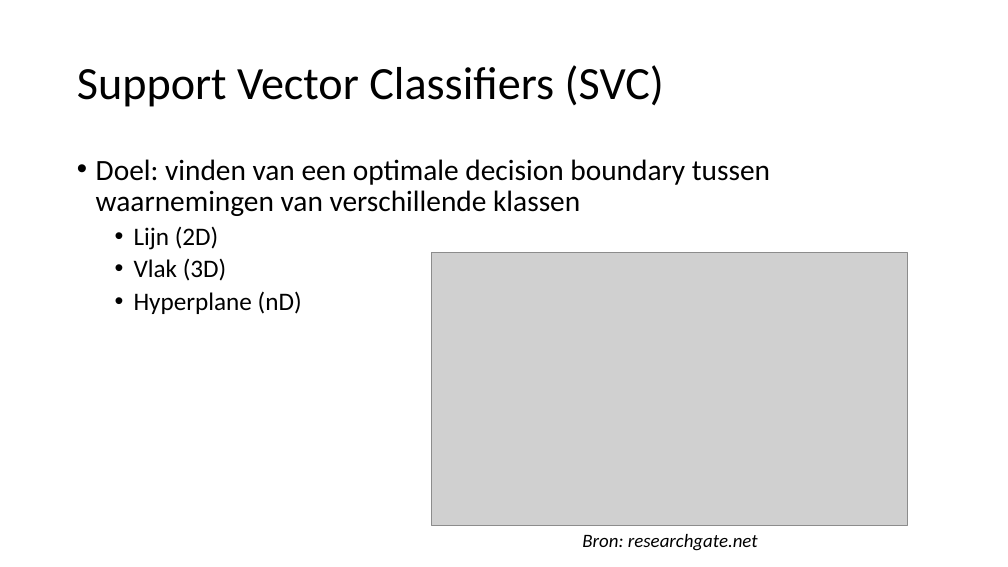
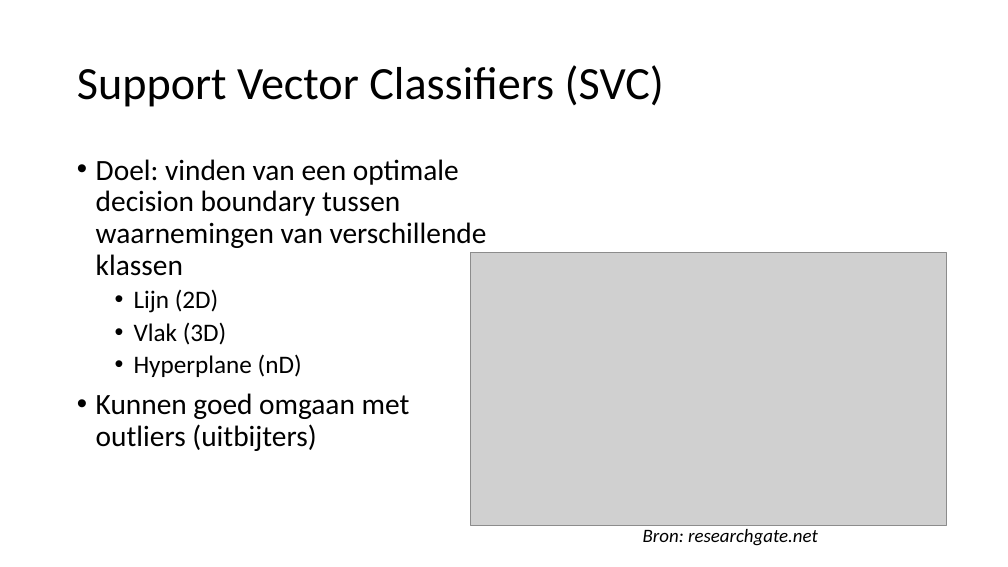
Before and after one commit to hanze-hbo-ict/Machine-Learning, a slide deck: slide 8 of Keynote/6.andere-modellen.pptx (slide 5 before the commit). Drawn at 1008x567 pixels with LibreOffice and Linux fonts; fonts in the diff are those of the drawing; grey boxes stand for pictures. Boxes give left, top, right and bottom in pixels: in the first picture for what was removed or moved away, otherwise in the second. Text is boxed around its words. In the diff, an @@ line names an element or a change of style, - is before the commit and + after.

```diff
--- a/Keynote/6.andere-modellen.pptx
+++ b/Keynote/6.andere-modellen.pptx
@@ picture: place and size @@
-picture at (432, 253, 907, 526)
+picture at (471, 253, 947, 526)
@@ text at (96, 393, 410, 451): paragraph added @@
+• Kunnen goed omgaan met outliers (uitbijters)
@@ text "Bron: researchgate.net": place and size @@
-text "Bron: researchgate.net" at (582, 534, 758, 551)
+text "Bron: researchgate.net" at (643, 529, 818, 546)
```
Also in this commit, not shown: 7 other slides changed, 37 slides added, 2 slides removed, 4 other files.
